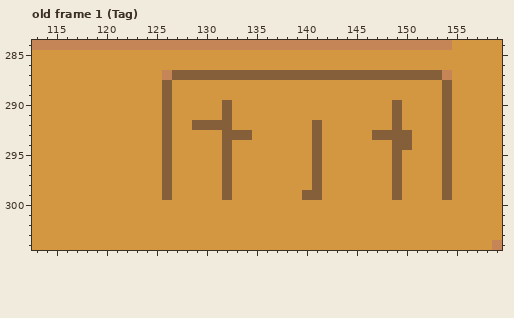
One commit to this pixel-art file: src/renderer/src/assets/images/mockup.aseprite. The picture above was drawn from the file before the commit.
160x320 pixels, 2 frames. Colours within 5 levels of each other are drawn and written as one. Shown: old frame 1 (Tag): x 113..159, y 284..304. The commit also changed other frames or places, which this record leaves out.
And afterwards:
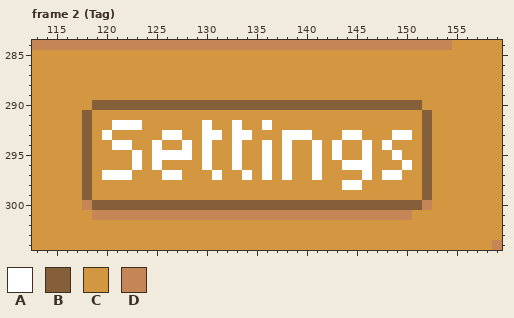
Palette (. is transparent): A #ffffff  B #855f39  C #d39741  D #c68556
A new or re-ordered frame is compared with the old frame closest to it.
Change:
frames 2 -> 3
Changed rows in their new state; - is an unchanged pixel.
Frame 2 (Tag) is new; against old frame 1 (Tag), layers "text", "bg":
first column x 118:
287 --------CCCCCCCCCCCCCCCCCCCCCCCCCCCCC
288 --------C---------------------------C
289 --------C---------------------------C
290 -BBBBBBB-BBBBB-BBBBBBBBBBBBBBBB-BB--C
291 B-------C-----C----------------C--B-C
292 B--AAA--C--CACCA--A----C-------C--B-C
293 B-A-----AA--AACAA---AAAC--AA-CCAA-B-C
294 B--AA--AC-A-A-CA--A-A--A-A--A-ACC-B-C
295 B----A-AAAA-A-CA--A-A--A-A--A--A--B-C
296 B----A-AC---A-CA--A-A--A--AAA--CA-B-C
297 B-AAA---AA---AC-A-A-A--A----A-AA--B-C
298 B-------C-----C--------C--AA---C--B-C
299 B-------C-----C-------CC-------C--B-C
300 DBBBBBBBBBBBBBBBBBBBBBBBBBBBBBBBBBD--
301 -DDDDDDDDDDDDDDDDDDDDDDDDDDDDDDDD----
